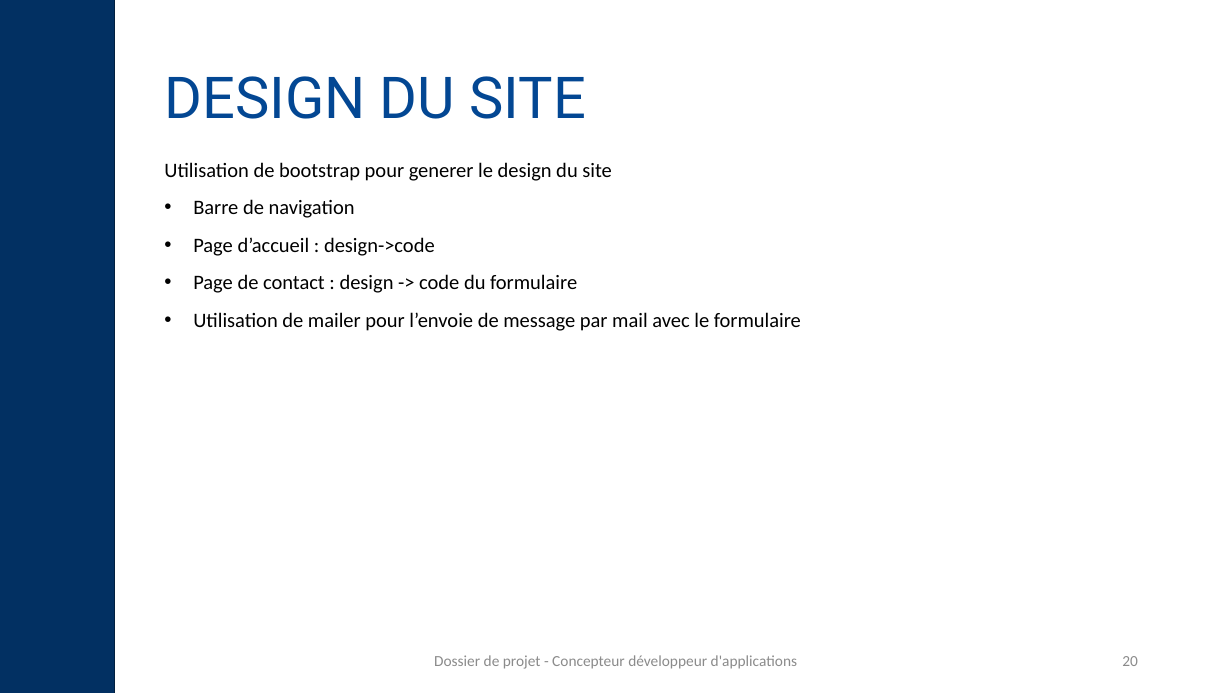
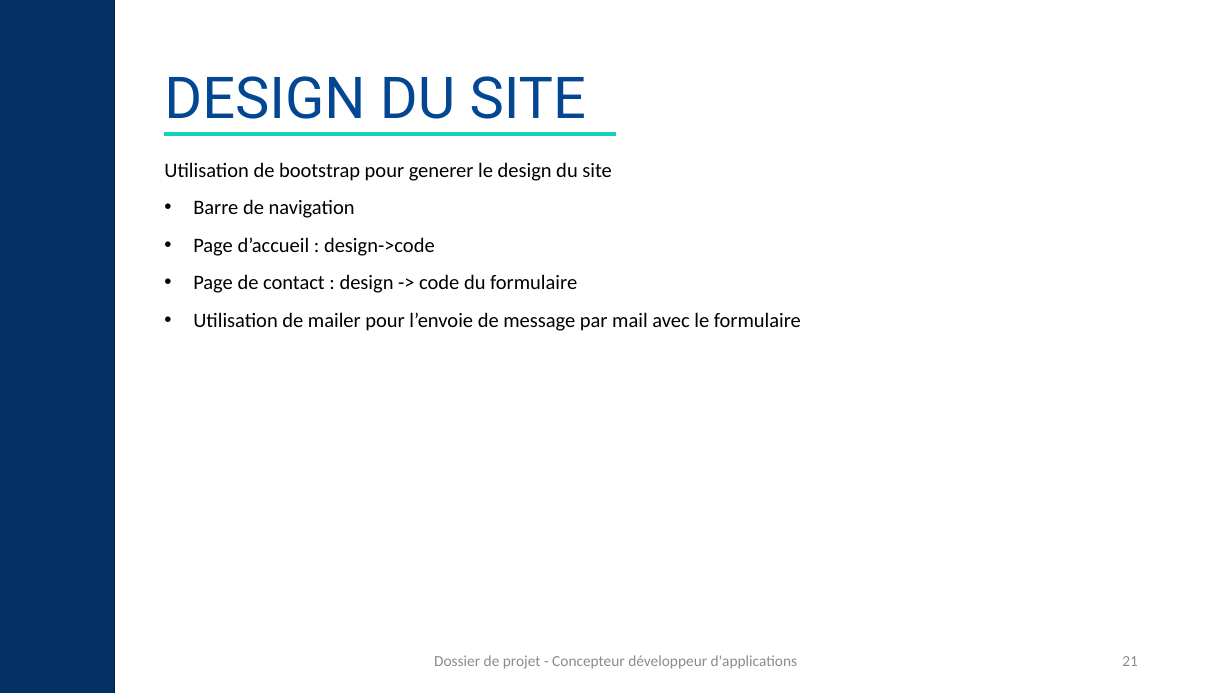
Before and after one commit to manelbenali06/BWM, a slide deck: slide 21 of back-end/docs/Réferentiels/Support-de-présentation-CDA-Modèle-à-compléter-nei8fp.pptx (slide 20 before the commit). Drawn at 1232x693 pixels with LibreOffice and Linux fonts; fonts in the diff are those of the drawing. Boxes give left, top, right and bottom in pixels: in the first picture for what was removed or moved away, otherwise in the second. Text is boxed around its words. In the diff, an @@ line names an element or a change of style, - is before the commit and + after.

```diff
--- a/back-end/docs/Réferentiels/Support-de-présentation-CDA-Modèle-à-compléter-nei8fp.pptx
+++ b/back-end/docs/Réferentiels/Support-de-présentation-CDA-Modèle-à-compléter-nei8fp.pptx
@@ line added from (165, 134) to (616, 134), #15D1BB 3 pt @@
@@ page number at box(1122, 656, 1138, 666): text changed @@
-20
+21
```
Also in this commit, not shown: 19 other slides changed, 22 slides added, 8 other files.
